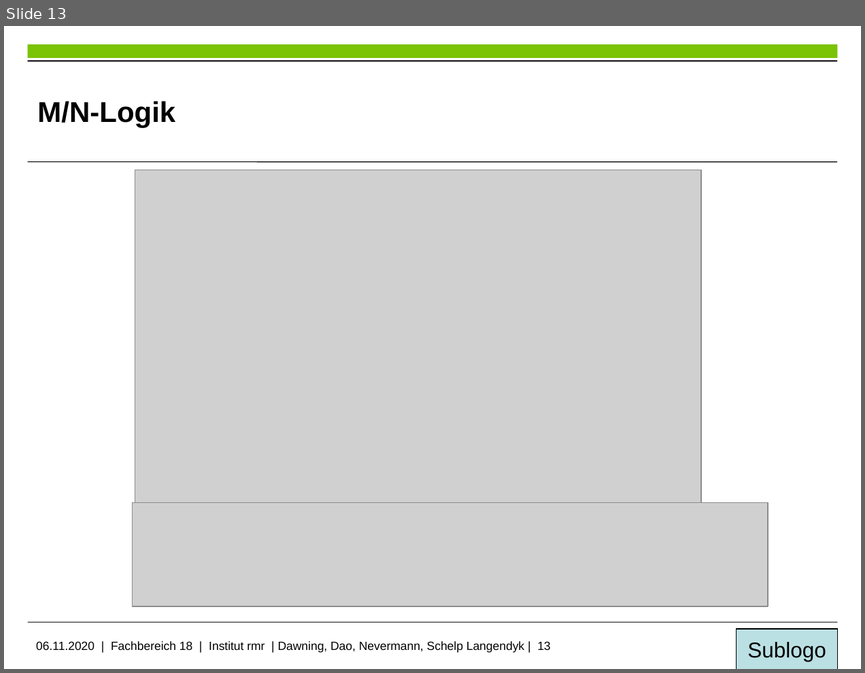
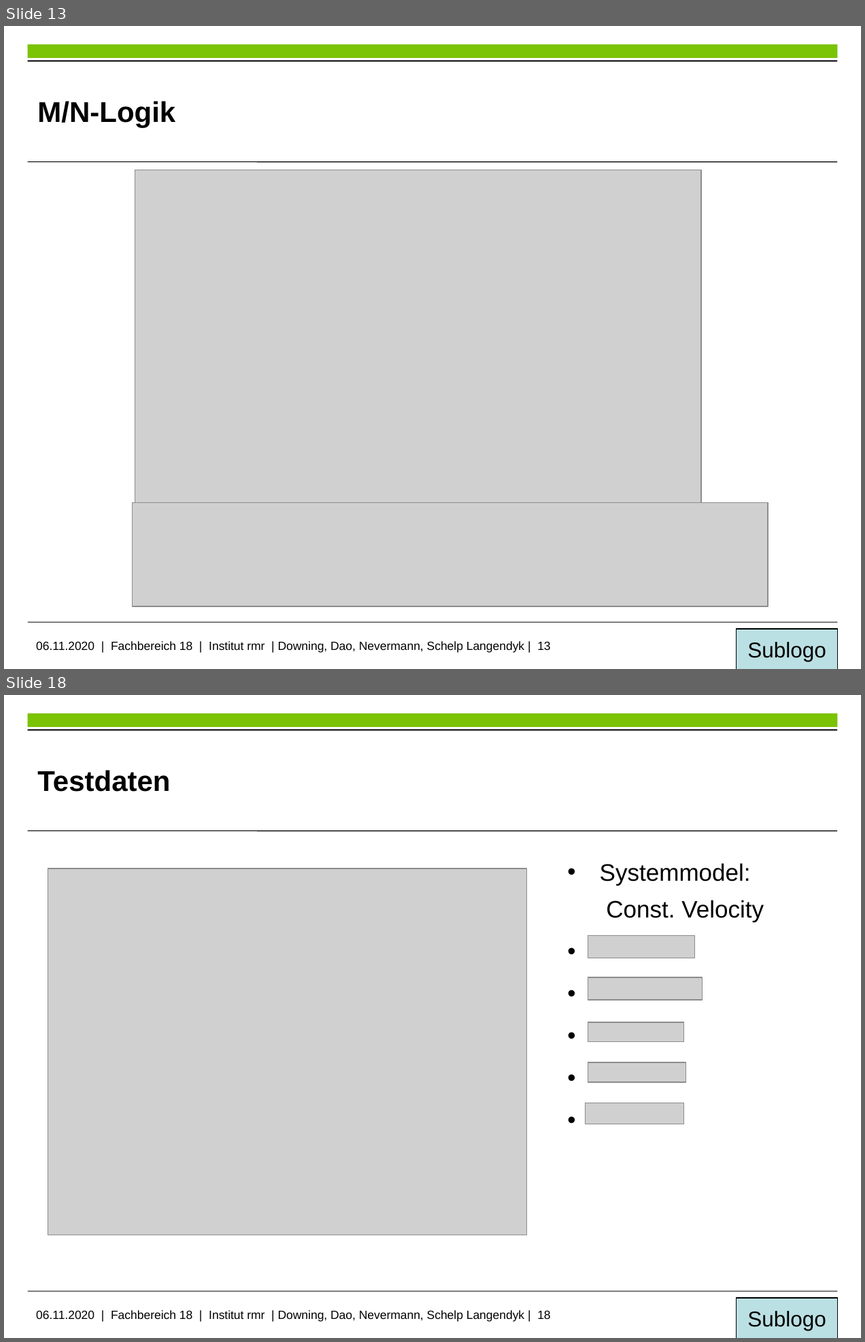
Before and after one commit to PercyDwn/MaritimeHindernisse, a slide deck: Präsentation ProSeminar SoSe20/Hinderniserfassung in maritimer Umgebung.pptx. Shown one above the other, each under a label of ours: slide 13 before the commit, slides 13 and 18 after it; the slides between them are not shown. The pictures are 865x673 and 865x1342 pixels, drawn with LibreOffice and Linux fonts; fonts in the diff are those of the drawing; grey boxes stand for pictures; background and template pictures are left out. Boxes give left, top, right and bottom in pixels: in the first picture for what was removed or moved away, otherwise in the second. Text is boxed around its words. In the diff, an @@ line names an element or a change of style, - is before the commit and + after.

```diff
--- a/Präsentation ProSeminar SoSe20/Hinderniserfassung in maritimer Umgebung.pptx
+++ b/Präsentation ProSeminar SoSe20/Hinderniserfassung in maritimer Umgebung.pptx
@@ slide 18 added at [4, 695, 861, 1338], background #FFFFFF; not listed: 6 template elements that a slide beside it also shows @@
@@ title added at [37, 770, 170, 792], 24 pt, text #000000, bold @@
+Testdaten
@@ picture added at [48, 869, 527, 1235] @@
@@ text added at [600, 863, 764, 922], 20 pt, text #000000 @@
+• Systemmodel:
+  Const. Velocity
@@ picture added at [587, 936, 695, 958] @@
@@ picture added at [587, 977, 702, 999] @@
@@ picture added at [587, 1022, 683, 1042] @@
@@ picture added at [587, 1063, 685, 1083] @@
@@ picture added at [585, 1103, 683, 1124] @@
@@ slide 13 changed as well @@
@@ text at [36, 641, 550, 652]: text changed @@
-06.11.2020 | Fachbereich 18 | Institut rmr | Dawning, Dao, Nevermann, Schelp Langendyk | 13
+06.11.2020 | Fachbereich 18 | Institut rmr | Downing, Dao, Nevermann, Schelp Langendyk | 13
```
Also in this commit, not shown: 13 other slides changed, 22 other slides added, 1 slide removed, 3 other files.
